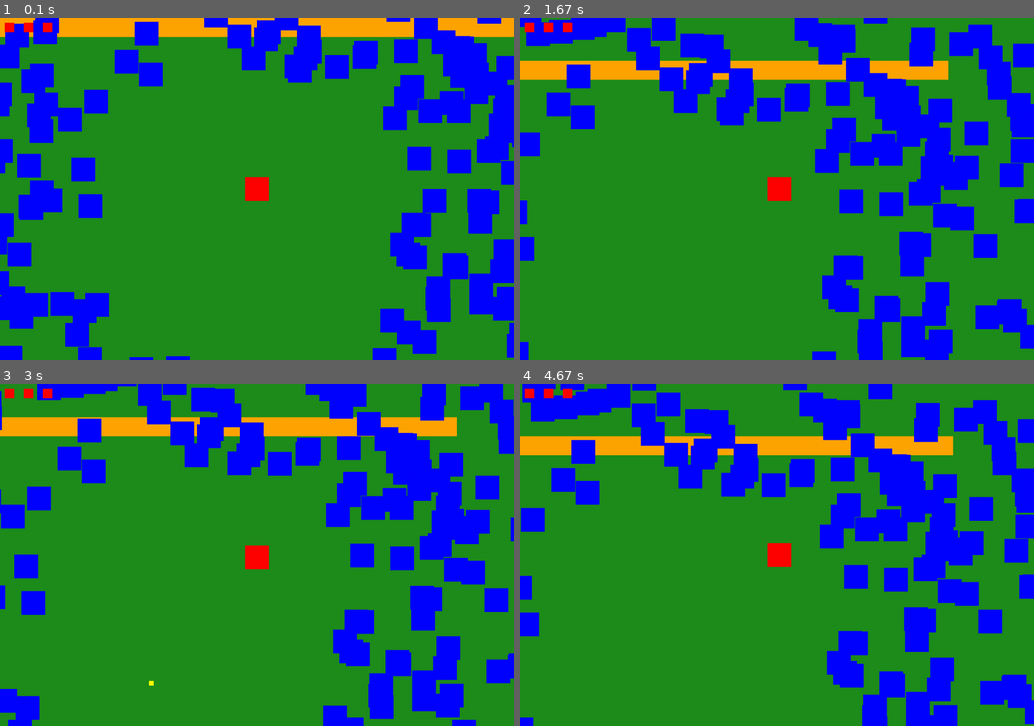
Above: before the commit, frames 1-4 (two rows, left to right).
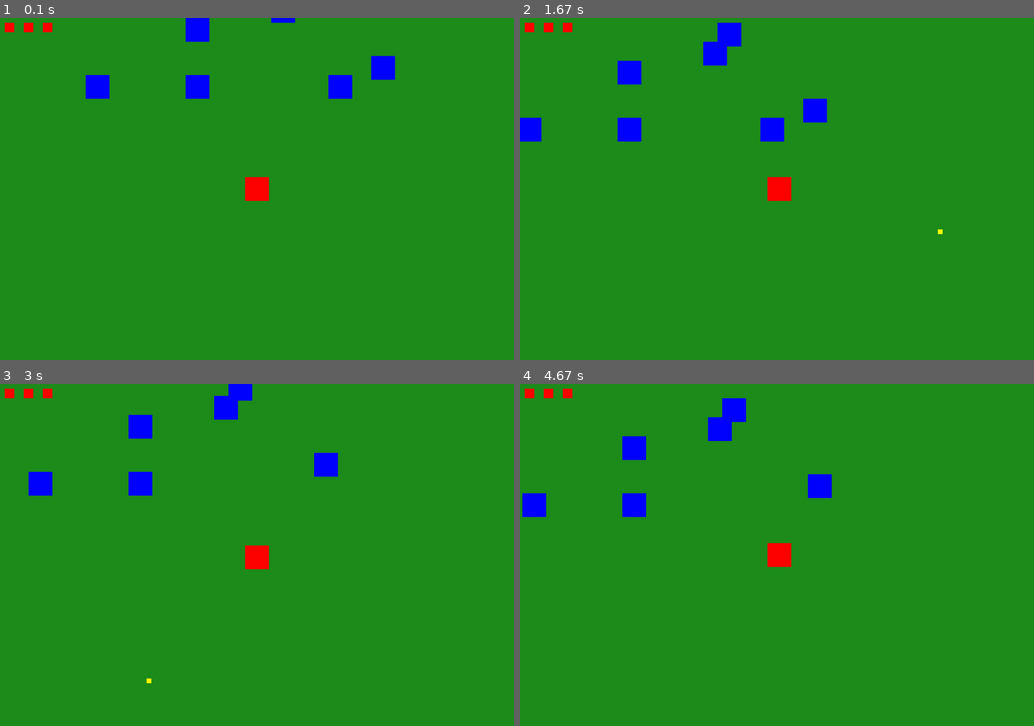
Above: after the commit, the same moments.

Repository: AeKard/shooterPygame
Game: pygame game, started from main.py
Two runs of this game, one before a commit and one after it. Both use one fixed random seed, a clock stepped at 60 frames per second and the inputs below.
Inputs (mouse positions are in pixels of both pictures, inside the frame that each line leads up to):
- Up to frame 1 (0.1 s): no input
- Up to frame 2 (1.67 s): press the mouse at (756, 202) at 0.37 s; move the mouse to (848, 192) at 0.47 s; release the mouse at (941, 178) at 0.6 s; hold D 0.67-1.13 s; move the mouse to (782, 209) at 0.7 s; hold W 1.17-1.47 s; hold D from 1.5 s (still down)
- Up to frame 3 (3 s): release D at 1.97 s; press the mouse at (236, 568) at 2.03 s; move the mouse to (179, 500) at 2.13 s; release the mouse at (123, 428) at 2.27 s; hold A 2.33-2.87 s; hold S from 2.9 s (still down)
- Up to frame 4 (4.67 s): release S at 3.2 s; hold A 3.23-3.63 s; hold W 3.67-4.03 s; hold D from 4.07 s (still down)

The runs differ from the first frame. In frame 1, 29% of the frame differs, in the area x 0-100%, y 0-100%; in frame 2, 30%; in frame 3, 28%; in frame 4, 30%.

Commit message:
spawnArea|MapArea

Diff:
--- a/camera.py
+++ b/camera.py
@@ -1,11 +1,13 @@
 import pygame
 
 class Camera:
-    def __init__(self):
+    def __init__(self, player):
         self.displaySurface = pygame.display.get_surface()
+
         self.offset = pygame.math.Vector2()
         self.half_w = self.displaySurface.get_size()[0] // 2
         self.half_h = self.displaySurface.get_size()[1] // 2
+
         self.viewport_rect = pygame.Rect(
            self.offset.x,
            self.offset.y,
@@ -17,21 +19,14 @@
         self.offset.x = target.characterRect.centerx - self.half_w
         self.offset.y = target.characterRect.centery - self.half_h
 
-    # check if outside of the viewport
-
     def display_objects(self, enemies, bullets, player, playerUi):
         #updates the viewport offset
-        self.viewport_rect[0] = self.offset.x
-        self.viewport_rect[1] = self.offset.y
-
-
-
-        # print(self.viewport_rect) # viewport update
+        self.viewport_rect.topleft = self.offset
+        # self.displaySurface.blit(player.character, player.characterRect)
         self.center_target_camera(player)
-        # self.displaySurface.blit(player.character, player.characterRect)
         player.display(self.offset)
         bullets.draw(self.offset)
-        # print(self.offset.x , self.offset.y)
+        # print(player.characterRect)
 
         #display enemies if in the viewport
         for enemy in enemies:
--- /dev/null
+++ b/documentation/randomGenMap.txt
@@ -0,0 +1,28 @@
+I want to create random gen!
+
+in what way?
+
+using array or tile_map = [1,0]
+1 wall
+0 emptyspace
+
+each on has a size of 10 so its scalable to any 10th number "I think 10th?"
+x = 2000, y = 1500 is always the size of the playable area 200, and 150 is the size of walls needed to fill the area
+-> -> -> scaled to 200, 150 each tile
+ 1, 1, 1
+
+I can do random gen by setting up condition for the walls and empty spaces and use random walk algo to carve a path
+
+"For now"
+- For each tile in the grid:
+    - If the tile is on the edge (first or last row/column), set it to 1 (wall)
+    - Else, set it to 0 (empty)
+
+for y in range(rows):
+    row = []
+    for x in range(columns):
+        if x == 0 or x == columns - 1 or y == 0 or y == rows - 1:
+            row.append(1)  # Outer border wall
+        else:
+            row.append(0)  # Empty space
+    tile_map.append(row)
--- a/entity/bullet.py
+++ b/entity/bullet.py
@@ -23,5 +23,4 @@
         return not self.bulletRect.colliderect(pygame.Rect(offset.x, offset.y, screen_width, screen_height))
 
     def display(self,offset):
-        off_set = self.bulletRect.center - offset
-        self.displaySurface.blit(self.bullet, off_set)
+        self.displaySurface.blit(self.bullet, self.bulletRect.topleft - offset)
--- a/entity/enemy.py
+++ b/entity/enemy.py
@@ -7,8 +7,10 @@
         self.displaySurface = pygame.display.get_surface()
         self.enemy = pygame.Surface((50, 50))
         self.enemy.fill("blue")
-        self.enemyRect = self.enemy.get_rect(center = pos)
-
+        self.enemyRect = self.enemy.get_rect(topleft = pos)
+        #Health of the Enemy
+    def spawnEnemy(): # put the logic of spawing here
+        pass
     def display(self, offset):
         # print(self.enemyRect.x,self.enemyRect.y)
         off_set = self.enemyRect.topleft - offset
--- a/levelManager.py
+++ b/levelManager.py
@@ -1,20 +1,70 @@
 import pygame
+from random import choice
+from entity.enemy import Enemy
+class LevelManager:
+    def __init__(self, floorPos, playableArea):
+        self.playableArea = pygame.math.Vector2(playableArea)
+        self.displaySurface = pygame.display.get_surface()
+        self.restrictedAreaSpawn = pygame.Rect((self.displaySurface.get_size()[0]/2)/2, (self.displaySurface.get_size()[1]/2)/2, 720, 720)
+        self.tileMap = self.createTileMap()
+        self.floor = pygame.Surface(self.playableArea)
+        self.floorRect = self.floor.get_rect(center = floorPos)
+        self.floor.fill((30, 141, 28))
+    def createTileMap(self): # Tile map created "create logic here for random generation"
+        self.tilemap = []
+        playableAreaY = int(self.playableArea.y // 40) # do the tile setup for sizes
+        playableAreaX = int(self.playableArea.x // 30)
+        for x in range(playableAreaX):
+            row = []
+            for y in range(playableAreaY):
+                if x == 0 or x == playableAreaX - 1 or y == 0 or y == playableAreaY - 1:
+                    row.append(1)
+                else:
+                    row.append(0)
+            self.tilemap.append(row)
+        return self.tilemap
 
-class LevelManager:
-    def __init__(self):
-        self.displaySurface = pygame.display.get_surface()
+    def drawWall(self, offset, viewport):
+        tileSize = pygame.math.Vector2((30,40))
+        tilemap = self.tileMap
+        for y, row in enumerate(tilemap):
+            for x, tile in enumerate(row):
+               if(tile == 1):
+                    # print(self.floorRect.left, self.floorRect.top)
+                    world_x = self.floorRect.left + x * tileSize[0]
+                    world_y = self.floorRect.top + y * tileSize[1]
+                    world_rect = pygame.Rect(world_x, world_y, tileSize[0], tileSize[1])
+                    if viewport.colliderect(world_rect):
+                        screen_pos = (world_rect.x - offset.x, world_rect.y - offset.y)
+                        pygame.draw.rect(self.displaySurface, "orange", pygame.Rect(screen_pos, (tileSize.x, tileSize.y)))
 
-        self.restrictedAreaSpawn = pygame.Rect((self.displaySurface.get_size()[0]/2)/2, (self.displaySurface.get_size()[1]/2)/2, (self.displaySurface.get_size()[1]/2)/2 * 3, (self.displaySurface.get_size()[0]/2)/2 * 2)
-        print(self.restrictedAreaSpawn)
-        self.verticalWall = pygame.Surface((40, self.displaySurface.get_size()[1]))
-        self.horizontalWall = pygame.Surface((self.displaySurface.get_size()[0], 40))
-        self.floor = pygame.Surface((1500, 2000) )
-        self.vWallRect = self.verticalWall.get_rect(topleft = (-40,0))
-        self.wWallRect = self.horizontalWall.get_rect(topleft = (0,0))
-        self.floor.fill((30, 141, 28))
-        self.verticalWall.fill("orange")
-        self.horizontalWall.fill("orange")
-    def displayLevel(self,offset):
-        self.displaySurface.blit(self.floor,(-100,-500) - offset)
-        self.displaySurface.blit(self.verticalWall, self.vWallRect.topleft - offset)
-        self.displaySurface.blit(self.horizontalWall, self.wWallRect.topleft - offset)
+    def setupEnemy(self):
+        tileSize = (30, 40)
+        valid_tiles = []
+
+        for y, row in enumerate(self.tileMap):
+            for x, tile in enumerate(row):
+                if tile == 0:
+                    world_x = self.floorRect.left + x * tileSize[0]
+                    world_y = self.floorRect.top + y * tileSize[1]
+                    spawn_rect = pygame.Rect(world_x, world_y, 50, 50)
+                    if not self.restrictedAreaSpawn.colliderect(spawn_rect):
+                        valid_tiles.append((world_x, world_y))
+        enemies = []
+        for _ in range(20):
+            if not valid_tiles:
+                break
+            x, y = choice(valid_tiles)
+            enemies.append(Enemy((x, y)))
+            valid_tiles.remove((x, y))
+
+        return enemies
+    # def spawnEnemy(self, enemies):
+    #     for enemy in enemies:
+    #         if self.viewport_rect.colliderect(enemy.enemyRect):
+    #             # print(enemy)
+    #             enemy.display(self.offset)
+    #     #diplay health
+    def displayLevel(self,offset, viewport):
+        self.displaySurface.blit(self.floor,self.floorRect.topleft - offset)
+        self.drawWall(offset,viewport)
--- a/main.py
+++ b/main.py
@@ -1,17 +1,17 @@
 import pygame
-from random import randint
 
 from setting import *
 from bulletManager import BulletManager
 from entity.player import Player
-from entity.enemy import Enemy
+
 from camera import Camera
 from ui import PlayerUI
 from levelManager import LevelManager
 """
     TODO: CONE SHAPE RANDOM BULLET SPREAD
-    TODO: UI TIME !!!
-
+    TODO: UI TIME Health and bullet reload
+    FIXME: do the tile Area
+         : fix the setting, setup for easy navigation
 
     About this game is protecting the center using powerups
 """
@@ -28,19 +28,10 @@
         self.playerUi = PlayerUI((10, 10))
         self.bullets = BulletManager()
 
-        self.level = LevelManager()
-        self.enemies = []
-        self.camera = Camera()
-        # Enenmy random place
-        for i in range(500):
-            while True:
-                x = randint(-100, 1400)
-                y = randint(-500, 1500)
-                spawn_rect = pygame.Rect(x, y, 50, 50)
-                if not self.level.restrictedAreaSpawn.colliderect(spawn_rect):
-                    break
-            self.enemies.append(Enemy((x, y)))
-
+        self.camera = Camera(self.player)
+        self.enemySpawnArea = pygame.math.Vector2((1500, 2000))
+        self.level = LevelManager((WINDOW_WIDTH // 2, WINDOW_HEIGHT // 2), self.enemySpawnArea)
+        self.enemies = self.level.setupEnemy()
 
         self.fire_rate = 0.2
         self.time_since_last_shot = 0
@@ -54,11 +45,10 @@
             self.time_since_damage += dt
             for event in pygame.event.get():
                 if event.type == pygame.QUIT:
-
                     self.running = False
             # map checks if collide
 
-
+            #CENTER THE PLAYER CAMERS
 
             # GameSetup ---
             if pygame.mouse.get_pressed()[0]:
@@ -72,21 +62,18 @@
 
             #Enemy bullet collider
             for bullet in self.bullets.bullets[:]:
-                if bullet.bulletRect.colliderect(self.level.vWallRect):
-                    self.bullets.bullets.remove(bullet)
-                    break
                 for enemy in self.enemies[:]:
                     if bullet.bulletRect.colliderect(enemy.enemyRect):
                         self.bullets.bullets.remove(bullet)
                         self.enemies.remove(enemy)
                         #---
-                        while True:
-                            x = randint(-100, 1400)
-                            y = randint(-500, 1500)
-                            spawn_rect = pygame.Rect(x, y, 50, 50)
-                            if not self.level.restrictedAreaSpawn.colliderect(spawn_rect):
-                                break
-                        self.enemies.append(Enemy((x, y)))
+                        # while True:
+                        #     x = randint(-100, 1400)
+                        #     y = randint(-500, 1500)
+                        #     spawn_rect = pygame.Rect(x, y, 50, 50)
+                        #     if not self.level.restrictedAreaSpawn.colliderect(spawn_rect):
+                        #         break
+                        # self.enemies.append(Enemy((x, y)))
                         break
             #playertakedamage
             for enemy in self.enemies[:]:
@@ -99,13 +86,9 @@
                 self.time_since_last_shot = 0
             # DIPLAY ALaL OBJECT
             self.screen.fill("black")
-            self.level.displayLevel(self.camera.offset)
-            # map display
-            # for i in range(20):
-
-            # CHECKS IF in the view port
+            self.level.displayLevel(self.camera.offset, self.camera.viewport_rect)
+            # Display Objects
             self.camera.display_objects(self.enemies, self.bullets, self.player, self.playerUi)
-            #
             pygame.display.flip()
 
         pygame.quit()
--- a/setting.py
+++ b/setting.py
@@ -1,10 +1,14 @@
+import pygame
 
 WINDOW_WIDTH = 1080
 WINDOW_HEIGHT = 720
 
-wall_size = (32, 32)
+wall_size = (40, 30)
 
 MAP_TILES = {
     1 : "Wall",
     2 : "Floor"
 }
+
+# tile_map = []
+#define the tile map here once 'the logic should be used'
Empty file added: wall.py
